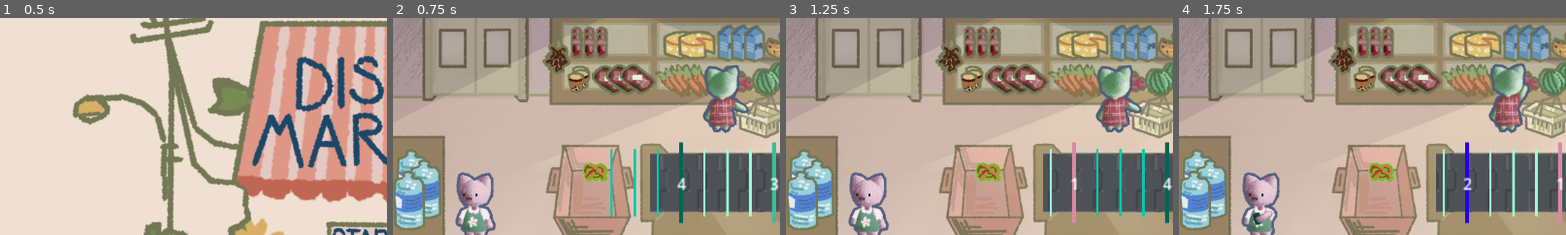
Above: before the commit, frames 1-4 (left to right).
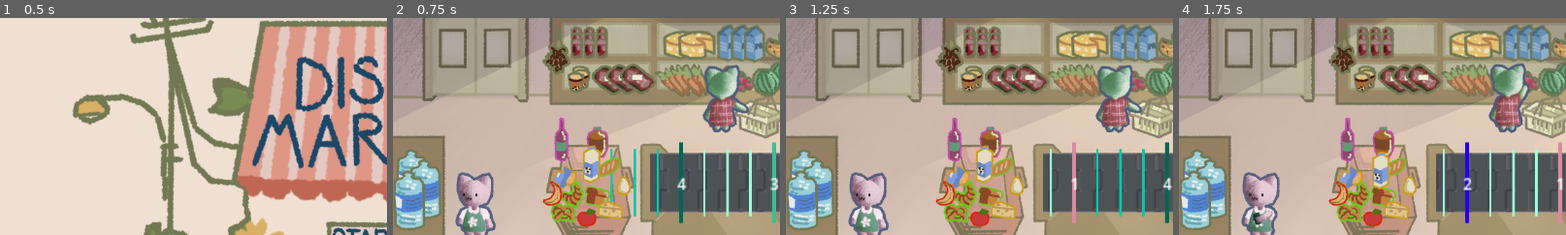
Above: after the commit, the same moments.

Repository: TheSenPie/disco-market
Game: Godot game, scene res://main_menu.tscn
Two runs of this game, one before a commit and one after it. Both use one fixed random seed, a clock stepped at 60 frames per second and the inputs below.
Inputs (mouse positions are % of the whole screen's width and height, from its top left):
- Up to frame 1 (0.5 s): no input
- Up to frame 2 (0.75 s): click (48, 58) at 0.5 s
- Up to frame 3 (1.25 s): no input
- Up to frame 4 (1.75 s): tap Enter at 1.25 s; move the mouse to (27, 43) at 1.27 s; click (27, 43) at 1.42 s; tap Space at 1.52 s
The pictures show only the part of the screen within x 1-51%, y 7-57%; the shares and areas given below are measured in that part.

Frame 1 is identical in both runs. In frame 2, 5.3% of the frame differs, in the area x 38-62%, y 45-97%; in frame 3, 5.3%; in frame 4, 5.3%.

Commit message:
Add all items to the scene

Diff:
--- a/main.tscn
+++ b/main.tscn
@@ -6,15 +6,26 @@
 [ext_resource type="Texture2D" uid="uid://pjvxdr0d7x70" path="res://assets/Sprites/furniture.png" id="3_w48qg"]
 [ext_resource type="Texture2D" uid="uid://dtkege8apx01x" path="res://assets/Sprites/lights.png" id="4_vivmo"]
 [ext_resource type="PackedScene" uid="uid://7joj6v22pfw7" path="res://objects/item/bread/pretzel.tscn" id="7_272bh"]
+[ext_resource type="PackedScene" uid="uid://cmhmu1mck3ac1" path="res://objects/item/bread/buxanka.tscn" id="8_4c57u"]
+[ext_resource type="PackedScene" uid="uid://cdplu7lyfinx0" path="res://objects/item/bread/croissant.tscn" id="9_efxa6"]
+[ext_resource type="PackedScene" uid="uid://b3gk2g2ox5n02" path="res://objects/item/bread/loaf.tscn" id="10_dg77c"]
+[ext_resource type="PackedScene" uid="uid://dp6mxlnt81wxl" path="res://objects/item/dairy/butter.tscn" id="11_w48qg"]
+[ext_resource type="PackedScene" uid="uid://1hms02ub4pdp" path="res://objects/item/dairy/cheese.tscn" id="12_vivmo"]
+[ext_resource type="PackedScene" uid="uid://c24mjdwgrr3de" path="res://objects/item/dairy/egg.tscn" id="13_2cqfq"]
 [ext_resource type="Texture2D" uid="uid://bpr1mi0io4di0" path="res://assets/Sprites/food.png" id="14_2cqfq"]
+[ext_resource type="PackedScene" uid="uid://2kg5wb8t2s2a" path="res://objects/item/dairy/milk.tscn" id="14_yaehf"]
 [ext_resource type="Texture2D" uid="uid://bx75cqqiw7o1p" path="res://assets/Sprites/Cats/cat2_2.png" id="15_vivmo"]
 [ext_resource type="Texture2D" uid="uid://dxx7ht8tklrph" path="res://assets/Sprites/Cats/cat1_1.png" id="16_2cqfq"]
 [ext_resource type="Texture2D" uid="uid://dgbp5ss0c1j5i" path="res://assets/Sprites/Cats/customer1_1.png" id="17_074og"]
+[ext_resource type="PackedScene" uid="uid://bswgc0edc85i6" path="res://objects/item/drinks/wine.tscn" id="17_yaehf"]
+[ext_resource type="PackedScene" uid="uid://mm8wlmsfbd7l" path="res://objects/item/drinks/beer.tscn" id="18_074og"]
 [ext_resource type="Texture2D" uid="uid://dg4aulwcb344l" path="res://assets/Sprites/Cats/customer1_2.png" id="18_cegan"]
 [ext_resource type="Texture2D" uid="uid://c5yog3ckfhec3" path="res://assets/Sprites/Cats/greedycat_2.png" id="19_82xsv"]
+[ext_resource type="PackedScene" uid="uid://b8jy2nvf5di2" path="res://objects/item/fruits/apple.tscn" id="19_cegan"]
 [ext_resource type="Texture2D" uid="uid://bnls5km5ybalj" path="res://assets/Sprites/Cats/greedycat_1.png" id="20_getpj"]
 [ext_resource type="Texture2D" uid="uid://54xt5fco6w30" path="res://assets/Sprites/Cats/lostcat_2.png" id="21_ryguw"]
 [ext_resource type="Texture2D" uid="uid://cfqvhkhr0jqd4" path="res://assets/Sprites/Cats/lostcat_1.png" id="22_d13ii"]
+[ext_resource type="PackedScene" uid="uid://d58aqthvse2b" path="res://objects/item/fruits/banana.tscn" id="22_ryguw"]
 [ext_resource type="Texture2D" uid="uid://dnauylpsfwljv" path="res://assets/Sprites/Cats/cuntycat_1.png" id="23_1u8w0"]
 [ext_resource type="Texture2D" uid="uid://c28x1kpmhp0v8" path="res://assets/Sprites/Cats/cuntycat_2.png" id="24_0odxb"]
 
@@ -160,4 +171,101 @@
 speed_scale = 0.1
 
 [node name="Pretzel" parent="." instance=ExtResource("7_272bh")]
-position = Vector2(309, 277)
+y_sort_enabled = true
+position = Vector2(262, 338)
+
+[node name="Item" parent="." instance=ExtResource("8_4c57u")]
+y_sort_enabled = true
+position = Vector2(313, 315)
+
+[node name="Item2" parent="." instance=ExtResource("9_efxa6")]
+y_sort_enabled = true
+position = Vector2(274, 310)
+
+[node name="Item4" parent="." instance=ExtResource("10_dg77c")]
+y_sort_enabled = true
+position = Vector2(329, 270)
+
+[node name="Item3" parent="." instance=ExtResource("11_w48qg")]
+y_sort_enabled = true
+position = Vector2(264, 285)
+
+[node name="Item5" parent="." instance=ExtResource("12_vivmo")]
+y_sort_enabled = true
+position = Vector2(332, 334)
+
+[node name="Item6" parent="." instance=ExtResource("13_2cqfq")]
+y_sort_enabled = true
+position = Vector2(351, 299)
+
+[node name="Item8" parent="."]
+_import_path = NodePath("")
+unique_name_in_owner = false
+process_mode = 0
+process_priority = 0
+process_physics_priority = 0
+process_thread_group = 0
+physics_interpolation_mode = 0
+auto_translate_mode = 0
+editor_description = ""
+y_sort_enabled = true
+position = Vector2(339, 240)
+script = null
+
+[node name="Item9" parent="."]
+_import_path = NodePath("")
+unique_name_in_owner = false
+process_mode = 0
+process_priority = 0
+process_physics_priority = 0
+process_thread_group = 0
+physics_interpolation_mode = 0
+auto_translate_mode = 0
+editor_description = ""
+y_sort_enabled = true
+position = Vector2(281, 235)
+script = null
+
+[node name="Item10" parent="." instance=ExtResource("17_yaehf")]
+y_sort_enabled = true
+position = Vector2(259, 229)
+
+[node name="Item11" parent="." instance=ExtResource("18_074og")]
+y_sort_enabled = true
+position = Vector2(313, 233)
+
+[node name="Item7" parent="." instance=ExtResource("14_yaehf")]
+y_sort_enabled = true
+position = Vector2(303, 266)
+
+[node name="Item12" parent="." instance=ExtResource("19_cegan")]
+position = Vector2(297, 345)
+
+[node name="Item13" parent="."]
+_import_path = NodePath("")
+unique_name_in_owner = false
+process_mode = 0
+process_priority = 0
+process_physics_priority = 0
+process_thread_group = 0
+physics_interpolation_mode = 0
+auto_translate_mode = 0
+editor_description = ""
+position = Vector2(338, 351)
+script = null
+
+[node name="Item14" parent="."]
+_import_path = NodePath("")
+unique_name_in_owner = false
+process_mode = 0
+process_priority = 0
+process_physics_priority = 0
+process_thread_group = 0
+physics_interpolation_mode = 0
+auto_translate_mode = 0
+editor_description = ""
+position = Vector2(268, 353)
+script = null
+
+[node name="Item15" parent="." instance=ExtResource("22_ryguw")]
+position = Vector2(246, 309)
Not shown: 1 places in main.tscn that only renumber resources
